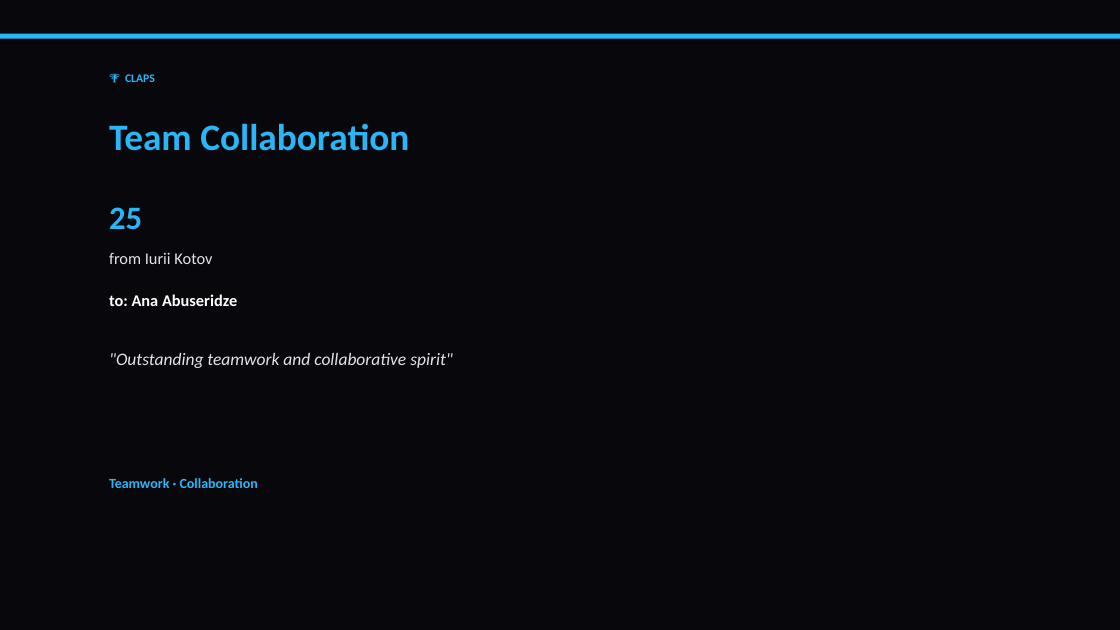
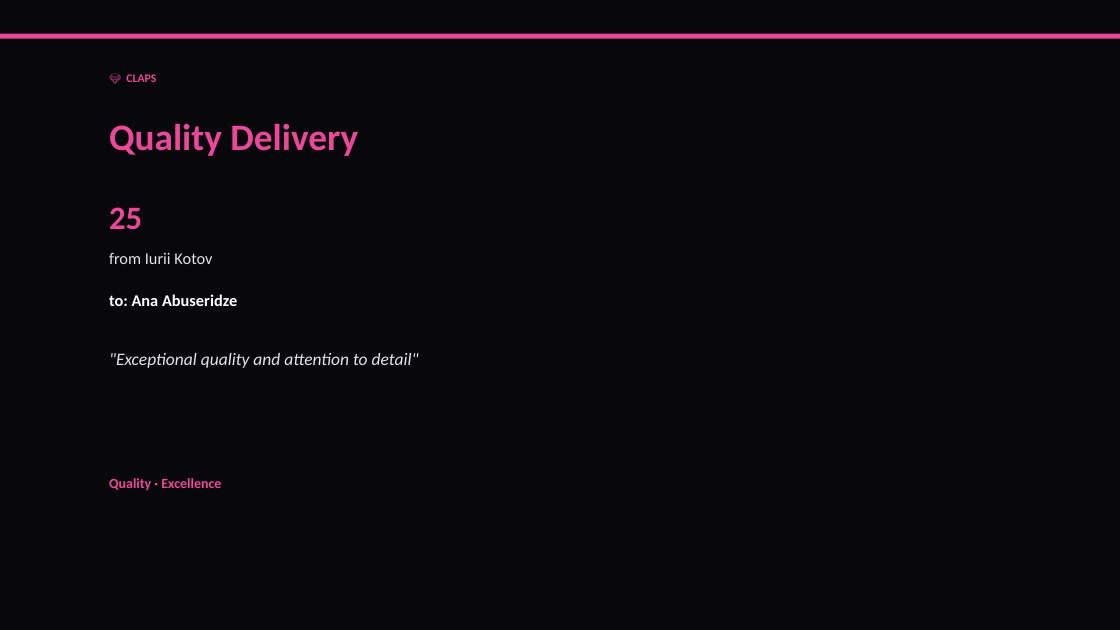
Before and after one commit to liliyagarifullina-maker/appodeal-pulse, a slide deck: slide 13 of data/archive/pulse_2026-03-14.pptx (slide 14 before the commit). Drawn at 1120x630 pixels with LibreOffice and Linux fonts; fonts in the diff are those of the drawing. Boxes give left, top, right and bottom in pixels: in the first picture for what was removed or moved away, otherwise in the second. Text is boxed around its words. In the diff, an @@ line names an element or a change of style, - is before the commit and + after.

```diff
--- a/data/archive/pulse_2026-03-14.pptx
+++ b/data/archive/pulse_2026-03-14.pptx
@@ rectangle at bbox=[0, 34, 1120, 39]: fill #29B6F6 to #EC4899 @@
@@ text at bbox=[126, 74, 156, 82]: text changed; text colour #29B6F6 to #EC4899 @@
-🏆 CLAPS
+💎 CLAPS
@@ text at bbox=[109, 123, 358, 156]: text changed; text colour #29B6F6 to #EC4899 @@
-Team Collaboration
+Quality Delivery
@@ text "25" at bbox=[109, 207, 142, 230]: text colour #29B6F6 to #EC4899 @@
@@ text at bbox=[109, 353, 419, 368]: text changed @@
-"Outstanding teamwork and collaborative spirit"
+"Exceptional quality and attention to detail"
@@ text at bbox=[109, 478, 221, 491]: text changed; text colour #29B6F6 to #EC4899 @@
-Teamwork · Collaboration
+Quality · Excellence
```
Also in this commit, not shown: 13 other slides changed, 5 slides added, 3 slides removed, 2 other files.
